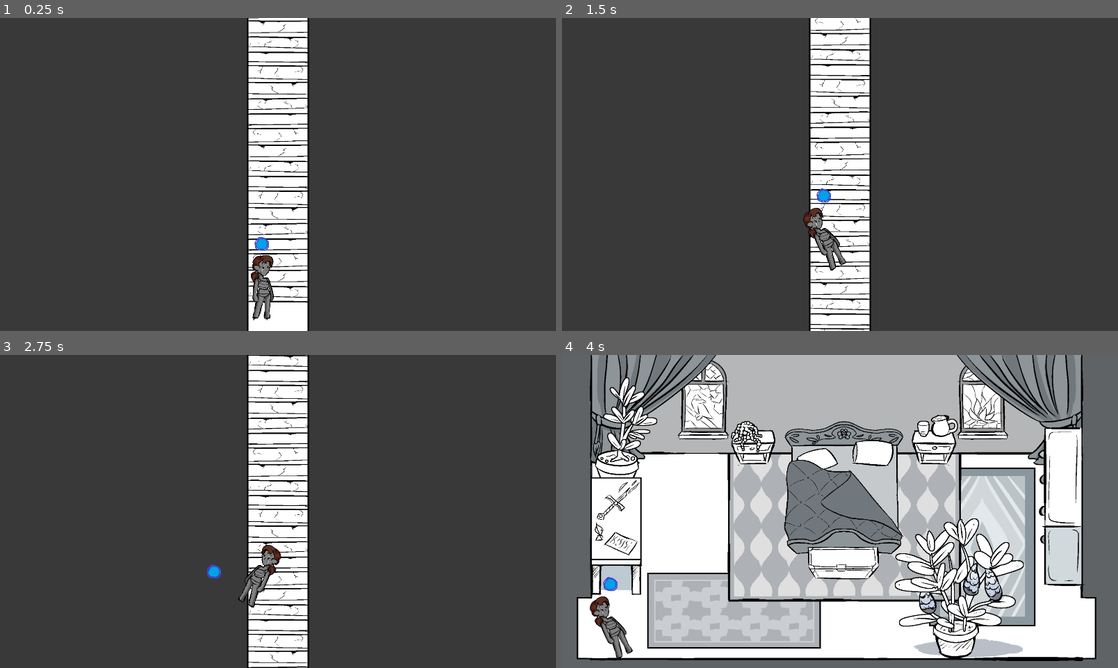
Above: before the commit, frames 1-4 (two rows, left to right).
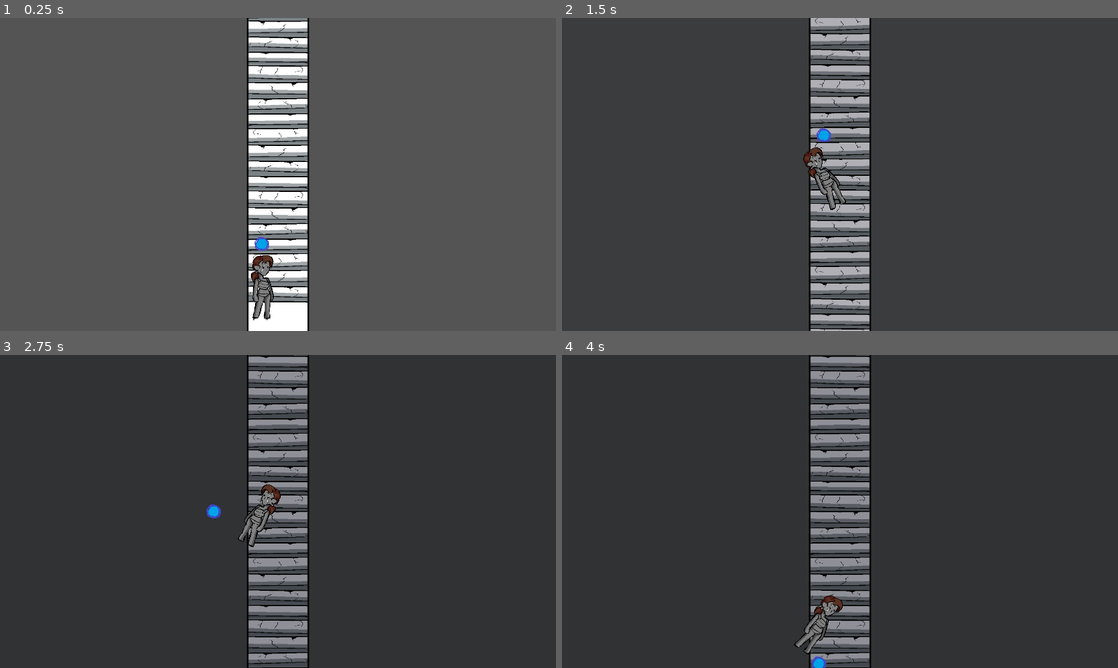
Above: after the commit, the same moments.

Repository: Jigamaree/Witchs-Orders
Game: Godot game, scene res://Scenes/Room_StairsDown.tscn
Same seed, same stepped clock (60 frames per second), same inputs: the game is played once before the commit and once after it. This scene is started directly instead of the project's main scene.
Inputs:
- Up to frame 1 (0.25 s): no input
- Up to frame 2 (1.5 s): tap Enter (ui_accept) at 0.5, 0.77 s; hold Up (ui_up) from 0.53 s (still down)
- Up to frame 3 (2.75 s): tap Enter (ui_accept) at 1.52 s; release Up (ui_up) at 2.03 s; hold Left (ui_left) from 2.03 s (still down)
- Up to frame 4 (4 s): tap Enter (ui_accept) at 3.02, 3.77 s; release Left (ui_left) at 3.53 s; hold Down (ui_down) from 3.53 s (still down)

The runs differ from the first frame. In frame 1, 93% of the frame differs, in the area x 0-100%, y 0-100%; in frame 2, 9.9%; in frame 3, 11%; in frame 4, 97%.

Commit message:
Can now 'walk down the stairs'. Changing save structure to be only current save and multisave.

Diff:
--- a/Scenes/AssetScenes/PlayerCharacter.tscn
+++ b/Scenes/AssetScenes/PlayerCharacter.tscn
@@ -79,3 +79,9 @@
 
 [node name="Camera2D" type="Camera2D" parent="." unique_id=1136635451]
 visible = false
+
+[node name="playerCollisionShape2D2" type="Area2D" parent="." unique_id=1109079532 groups=["player", "playerBody"]]
+position = Vector2(111.5, 124)
+
+[node name="playerCollisionShape2D3" type="CollisionShape2D" parent="playerCollisionShape2D2" unique_id=105145017 groups=["player", "playerBody"]]
+shape = SubResource("RectangleShape2D_5gnj7")
--- a/Scenes/Room_StairsDown.tscn
+++ b/Scenes/Room_StairsDown.tscn
@@ -11,7 +11,7 @@
 blend_mode = 3
 
 [sub_resource type="RectangleShape2D" id="RectangleShape2D_h5km5"]
-size = Vector2(405, 330)
+size = Vector2(405, 98)
 
 [node name="Room_StairsDown" type="Node2D" unique_id=1850125149]
 script = ExtResource("1_f0fgu")
@@ -22,7 +22,7 @@
 offset_top = -44.0
 offset_right = 2047.0
 offset_bottom = 1140.0
-color = Color(0.22382358, 0.22382358, 0.22382355, 1)
+color = Color(0.32915837, 0.3291584, 0.3291583, 1)
 
 [node name="StairsColorRect2" type="ColorRect" parent="." unique_id=857335028]
 offset_left = 855.0
@@ -36,7 +36,6 @@
 texture = ExtResource("1_mhvmm")
 
 [node name="Sprite2D" type="Sprite2D" parent="StairsSprite" unique_id=240538886]
-visible = false
 material = SubResource("CanvasItemMaterial_mhfm6")
 position = Vector2(-1, -2)
 texture = ExtResource("2_f0fgu")
@@ -48,7 +47,7 @@
 [node name="MovingStairsArea2D" type="Area2D" parent="." unique_id=2059733167]
 
 [node name="CollisionShape2D" type="CollisionShape2D" parent="MovingStairsArea2D" unique_id=1611030341]
-position = Vector2(970, 417)
+position = Vector2(970, 420)
 shape = SubResource("RectangleShape2D_h5km5")
 
 [node name="Door_Area" parent="." unique_id=974499172 instance=ExtResource("5_h5km5")]
--- /dev/null
+++ b/Scripts/BackgroundObject.gd
@@ -0,0 +1,4 @@
+extends Sprite2D
+
+#this is the point where above it the player is behind the item, and below it the player is in front
+@export var yValueSwitch: int
--- a/Scripts/RoomScripts/room_stairsDown.gd
+++ b/Scripts/RoomScripts/room_stairsDown.gd
@@ -2,28 +2,62 @@
 
 class_name room_StairsDown
 var playerMovementLocked = false
-var stairs_reset_position: int = 380
+var stairs_reset_position: int = 430
 @onready var stairsSprite = $StairsSprite
 
 @onready var backgroundColourRect: ColorRect = $BackgroundColorRect
 @onready var stairsColourRect: ColorRect = $StairsColorRect2
+
+var transition_speed: float = 0.5
+
+var bgStartingColour: Color = Color("#545454")
+var bgEndColour: Color = Color("#111418")
+var stairsStartColor: Color = Color("#FFF")
+var stairsEndColor: Color = Color("#2C2D3B")
+
+var up_pressed_time: float = 0.0
+
+func _ready():
+	super._ready()
+	backgroundColourRect.color = bgStartingColour
 
 func _process(delta: float) -> void:
 	var target_value := 1.0
 
 	if Input.is_action_pressed("ui_up"):
 		stairsSprite.position.y += 500 * delta
+		textRectColorChange(delta, backgroundColourRect, bgStartingColour, bgEndColour)
+		textRectColorChange(delta, stairsColourRect, stairsStartColor, stairsEndColor)
+		if backgroundColourRect.color == bgEndColour: print("bg Finished")
+		if stairsColourRect.color == stairsEndColor: print("stairs Finish")
+		up_pressed_time += delta
+
 	if stairsSprite.position.y >= stairs_reset_position * 2:
 		stairsSprite.position.y = stairs_reset_position
 
+	if up_pressed_time >= 10:
+		print("!!!!")
+
+
+func textRectColorChange(delta: float, rect: ColorRect, _sc: Color, _ec: Color):
+	var target_color: Color = _sc
+
+	if Input.is_action_pressed("ui_up"):
+		target_color = _ec
+
+		var current: Color = rect.color
+		var new_color: Color = current.lerp(_ec, transition_speed * delta)
+
+		rect.color = new_color
+
 func _on_moving_stairs_area_2d_area_entered(area: Area2D) -> void:
 	print("hi!")
-	if area.is_in_group("player"):
+	if area.is_in_group("playerBody"):
 		playerMovementLocked = true
 		GlobalVariables.stopUpwardYMovement.emit()
 
 func _on_moving_stairs_area_2d_area_exited(area: Area2D) -> void:
 	print("bye!")
-	if area.is_in_group("player"):
+	if area.is_in_group("playerBody"):
 		playerMovementLocked = false
 		GlobalVariables.startUpwardYMovement.emit()
--- a/_SaveData/SaveData_CurrentGameEnding.gd
+++ b/_SaveData/SaveData_CurrentGameEnding.gd
@@ -2,6 +2,15 @@
 
 class_name SaveData_CurrentGameEnding
 
+### chores
+@export var ignus_fed: bool
+@export var ignus_fucked: bool
+@export var pit_fed: bool
+@export var pit_fucked: bool
+@export var cauldron_state =  null #not finished, incorrect, correct
+@export var potion_state = null #not touched, incomplete, completed
+
+### apprentice
 @export var sword_interracted: bool
 @export var armour_interracted: bool
 @export var looked_out_front_windows: bool
@@ -11,6 +20,7 @@
 @export var plant_key: bool
 @export var apprentice_seed_taken: bool #"pendant got"
 
+### other ending measures
 @export var dildo_usage: int
 @export var corruptionPoints_Cow: int
 @export var corruptionPoints_Demon: int
--- a/_SaveData/SaveData_Test.tres
+++ /dev/null
@@ -1,39 +0,0 @@
-[gd_resource type="Resource" script_class="Save_Data" format=3 uid="uid://dq5wrml0te0j3"]
-
-[ext_resource type="Script" uid="uid://bhs8rmfx5wfsr" path="res://_SaveData/SaveData_CurrentGameEnding.gd" id="1_hsxt8"]
-[ext_resource type="Script" uid="uid://dqumbu652o1om" path="res://_SaveData/SaveData.gd" id="1_jdltb"]
-[ext_resource type="Script" uid="uid://bs0ecqt2c3jqf" path="res://_SaveData/SaveData_Chores.gd" id="2_ejs8o"]
-[ext_resource type="Script" uid="uid://q21uj0318um4" path="res://_SaveData/SaveData_OtherEndings.gd" id="3_d5qkm"]
-[ext_resource type="Script" uid="uid://cigryylcjo42" path="res://_SaveData/AllEndings_SaveData.gd" id="4_ol0uk"]
-[ext_resource type="Script" uid="uid://df0niv1fe5p1k" path="res://_SaveData/SaveData_Player.gd" id="5_dfnck"]
-
-[sub_resource type="Resource" id="Resource_16qw7"]
-script = ExtResource("1_hsxt8")
-metadata/_custom_type_script = "uid://bhs8rmfx5wfsr"
-
-[sub_resource type="Resource" id="Resource_pqo1t"]
-script = ExtResource("2_ejs8o")
-cauldron_state = null
-potion_state = null
-metadata/_custom_type_script = "uid://bs0ecqt2c3jqf"
-
-[sub_resource type="Resource" id="Resource_dehmu"]
-script = ExtResource("3_d5qkm")
-metadata/_custom_type_script = "uid://q21uj0318um4"
-
-[sub_resource type="Resource" id="Resource_406uk"]
-script = ExtResource("4_ol0uk")
-metadata/_custom_type_script = "uid://cigryylcjo42"
-
-[sub_resource type="Resource" id="Resource_t7spt"]
-script = ExtResource("5_dfnck")
-metadata/_custom_type_script = "uid://df0niv1fe5p1k"
-
-[resource]
-script = ExtResource("1_jdltb")
-playerData = SubResource("Resource_t7spt")
-choreData = SubResource("Resource_pqo1t")
-apprenticeEndingData = SubResource("Resource_16qw7")
-otherEndingsData = SubResource("Resource_dehmu")
-persitstent_EndingRecords_data = SubResource("Resource_406uk")
-metadata/_custom_type_script = "uid://dqumbu652o1om"
Not shown, added: Scripts/BackgroundObject.gd.uid
